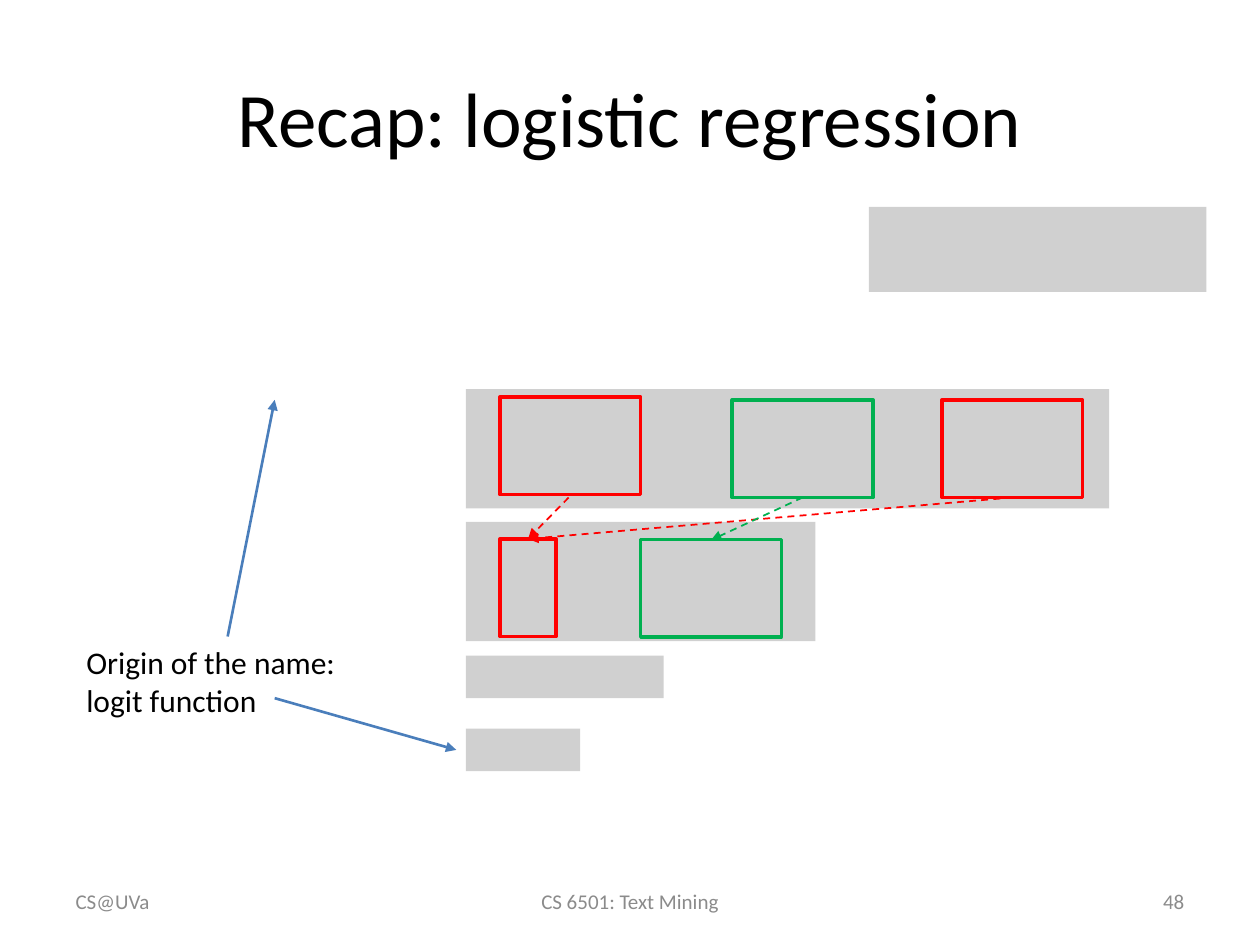
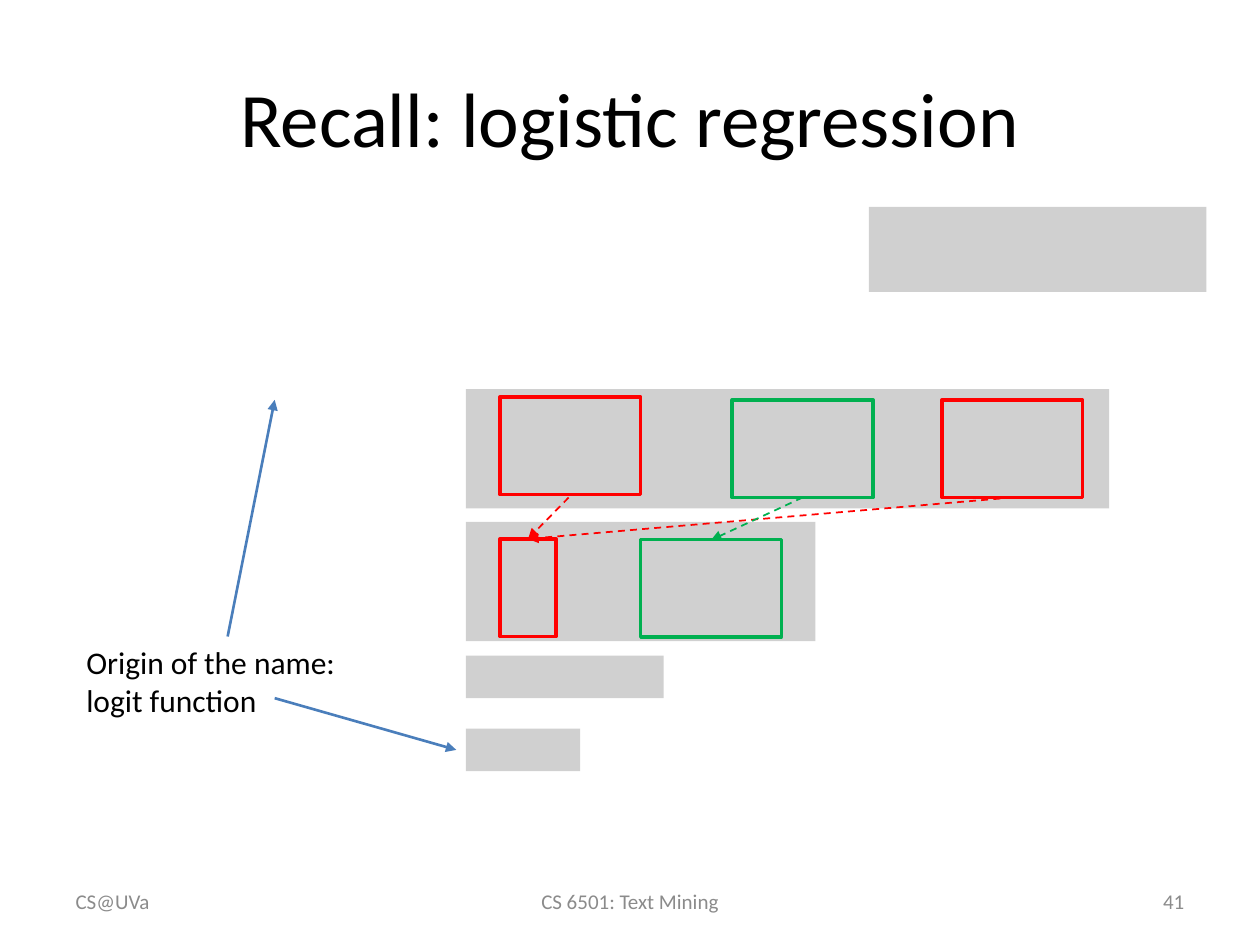
Before and after one commit to wang296/CS6501-Text-Mining, a slide deck: slide 41 of docs/Logistic Regression.pptx (slide 48 before the commit). Drawn at 1260x945 pixels with LibreOffice and Linux fonts; fonts in the diff are those of the drawing; grey boxes stand for pictures. Boxes give left, top, right and bottom in pixels: in the first picture for what was removed or moved away, otherwise in the second. Text is boxed around its words. In the diff, an @@ line names an element or a change of style, - is before the commit and + after.

Commit message:
logistic regression

```diff
--- a/docs/Logistic Regression.pptx
+++ b/docs/Logistic Regression.pptx
@@ title at (240,93,1018,161): text changed @@
-Recap: logistic regression
+Recall: logistic regression
@@ page number at (1163,895,1184,909): text changed @@
-48
+41
```
Also in this commit, not shown: 11 slides removed, 7 other files.
